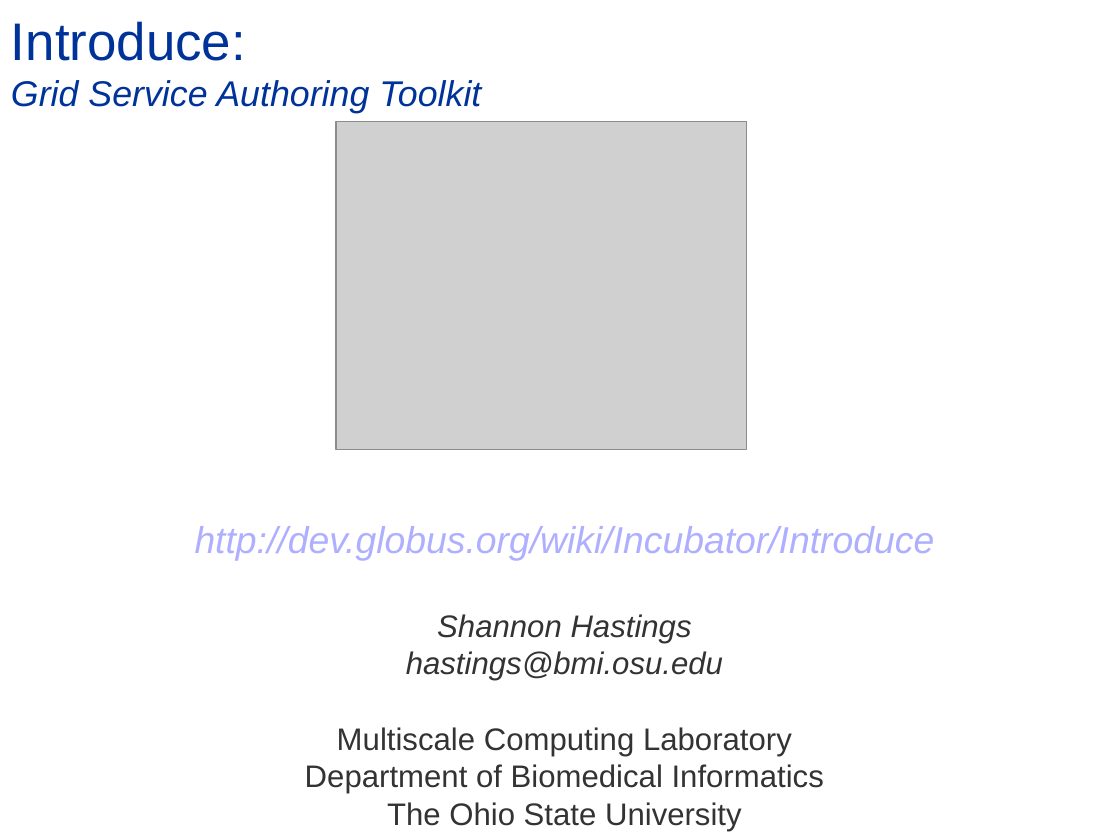
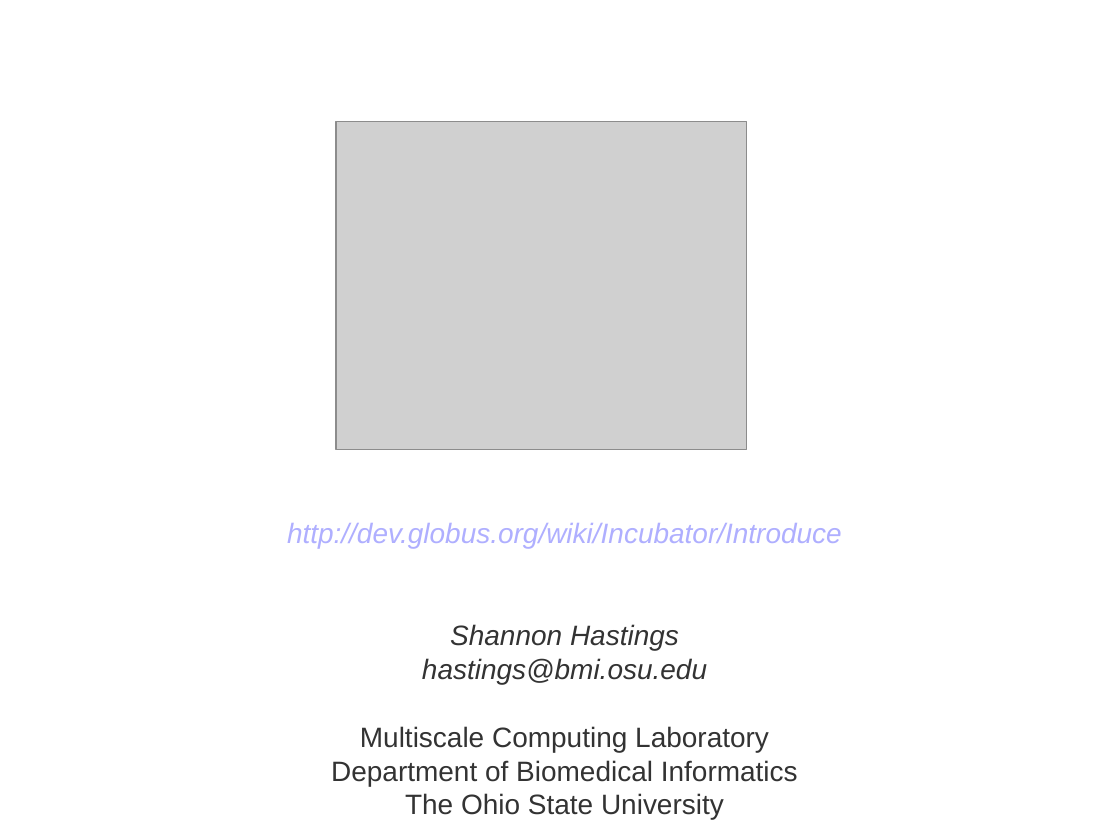
Before and after one commit to NCIP/cagrid-portal, a slide deck: slide 1 of cagrid-1-0/Documentation/presentations/introduce/Introduce-OGF19.ppt. Drawn at 1120x840 pixels with LibreOffice and Linux fonts; fonts in the diff are those of the drawing; grey boxes stand for pictures; background and template pictures are left out. Boxes give left, top, right and bottom in pixels: in the first picture for what was removed or moved away, otherwise in the second. Text is boxed around its words. In the diff, an @@ line names an element or a change of style, - is before the commit and + after.

```diff
--- a/cagrid-1-0/Documentation/presentations/introduce/Introduce-OGF19.ppt
+++ b/cagrid-1-0/Documentation/presentations/introduce/Introduce-OGF19.ppt
@@ title removed at [11,21,481,113] @@
-Introduce:
-Grid Service Authoring Toolkit
@@ subtitle "http://dev.globus.org/wiki/Incubator/Introduce" at [287,523,842,820]: size 24 to 18 pt in "http://dev.globus.org/wiki/Incubator/Introduce"; size 20 to 18 pt in "Shannon Hastings", "hastings@bmi.osu.edu", "Multiscale Computing Laboratory", "Department of Biomedical Informatics" and 1 more places; less space between paragraphs @@
```
Also in this commit, not shown: 3 other slides changed.
